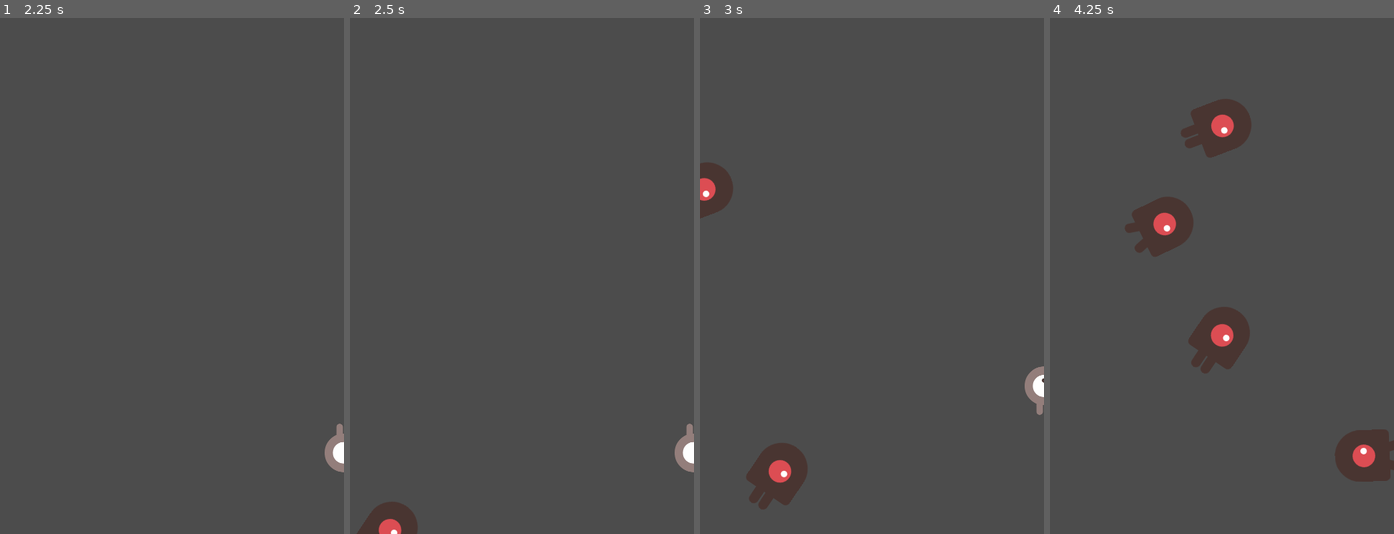
Above: before the commit, frames 1-4 (left to right).
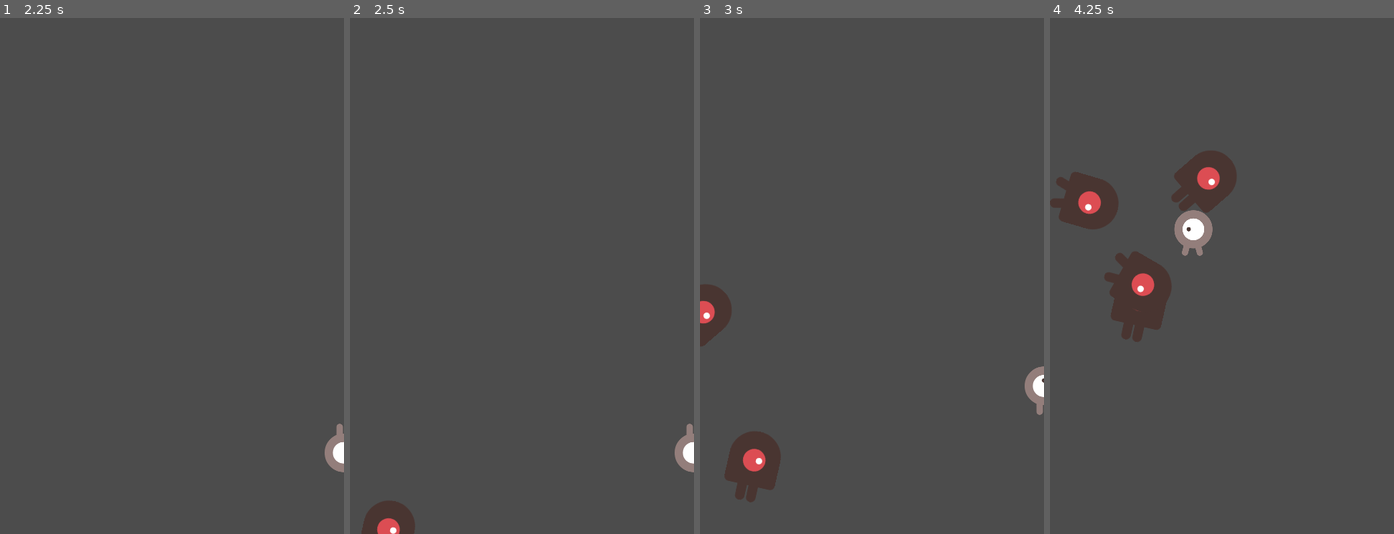
Above: after the commit, the same moments.

Repository: Gremyo/godot-dodger
Game: Godot game, scene res://Scenes/Main.tscn
Same seed, same stepped clock (60 frames per second), same inputs: the game is played once before the commit and once after it.
Inputs:
- Up to frame 1 (2.25 s): tap Enter at 0.5 s; hold D (player_move_right) 0.53-1.28 s; hold S (player_move_down) 1.28-2.03 s; hold D (player_move_right) from 2.03 s (still down)
- Up to frame 2 (2.5 s): keep holding D (player_move_right)
- Up to frame 3 (3 s): release D (player_move_right) at 2.78 s; hold W (player_move_up) from 2.78 s (still down)
- Up to frame 4 (4.25 s): release W (player_move_up) at 3.53 s; hold A (player_move_left) from 3.53 s (still down)

Frame 1 is identical in both runs. In frame 2, 0.1% of the frame differs, in the area x 2-20%, y 93-100%; in frame 3, 3.7%; in frame 4, 12%, in the area x 0-100%, y 15-90%.

Commit message:
More decoupling for future enemy types and instances

Diff:
--- a/Scripts/BasicEnemy.gd
+++ b/Scripts/BasicEnemy.gd
@@ -1,14 +1,12 @@
 extends RigidBody2D
 
-var direction
 var velocity = Vector2(rand_range(150.0, 250.0), 0.0)
+var rotation_variation = rand_range(-PI / 4, PI / 4)
 
 func _ready():
 	$AnimatedSprite.animation = "walk"
 	$AnimatedSprite.playing = true
-	rotation = direction
-	linear_velocity = velocity.rotated(direction)
-
+	linear_velocity = velocity.rotated(rotation)
 
 func _on_VisibilityNotifier2D_screen_exited():
 	queue_free()
--- a/Scripts/Main.gd
+++ b/Scripts/Main.gd
@@ -15,6 +15,15 @@
 	$Player.start($StartPosition.position)
 	$StartTimer.start()
 
+func mob_instantiation(mob_index,spawn_position,spawn_rotation):
+	# Create a Mob instance and add it to the scene.
+	# the mobspawnlocation path follower rotates to be parralel with the path
+	# so we rotate to perpendicularity and then add a variation
+	var mob = $MobScenes.get_mob(mob_index).instance()
+	mob.position = spawn_position
+	mob.rotation = spawn_rotation + PI / 2 + mob.rotation_variation
+	return mob
+
 func _on_StartTimer_timeout():
 	$MobTimer.start()
 	$ScoreTimer.start()
@@ -25,10 +34,5 @@
 func _on_MobTimer_timeout():
 	var mob_spawn_location = get_node("MobPath/MobSpawnLocation");
 	mob_spawn_location.offset = randi()
-
-	# Create a Mob instance and add it to the scene.
-	var mob = $MobScenes.get_mob(0).instance()
-	mob.position = mob_spawn_location.position
-	mob.direction = mob_spawn_location.rotation + PI / 2
-	mob.direction += rand_range(-PI / 4, PI / 4)
+	var mob = mob_instantiation(0,mob_spawn_location.position,mob_spawn_location.rotation)
 	add_child(mob)
